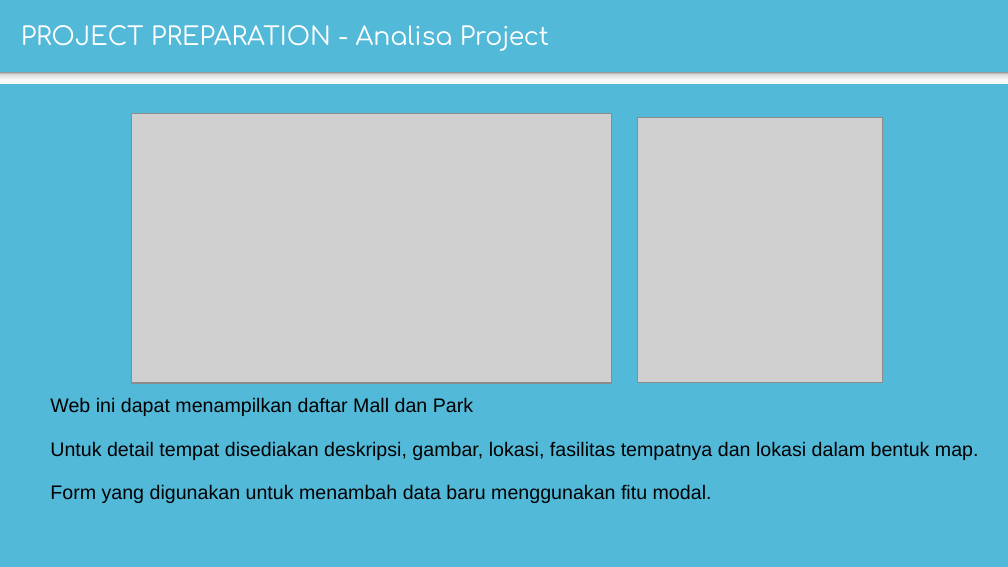
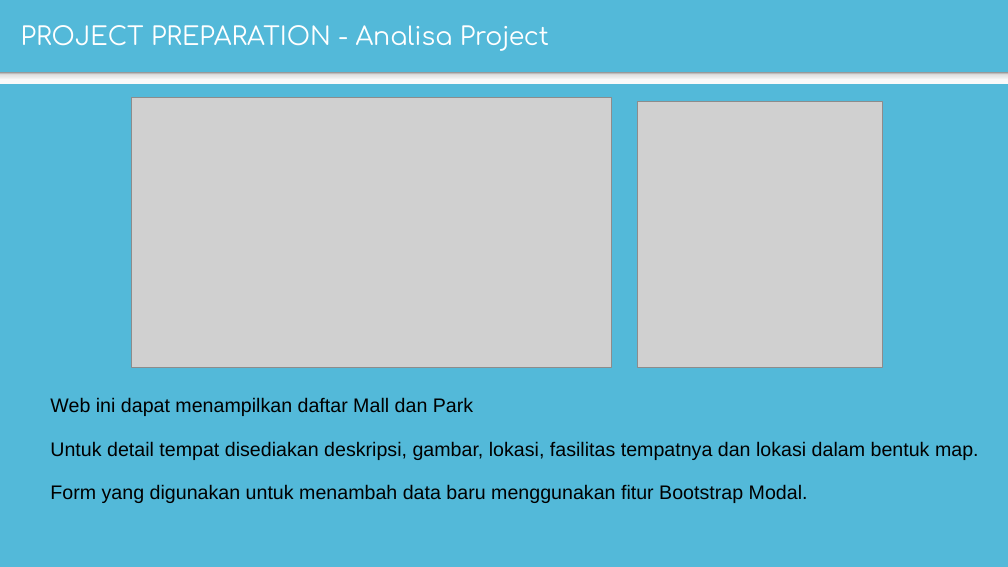
Before and after one commit to MohAzril/pairproject, a slide deck: slide 3 of project_foursquare/PAIR PROJECT TEMPLATE.pptx. Drawn at 1008x567 pixels with LibreOffice and Linux fonts; fonts in the diff are those of the drawing; grey boxes stand for pictures. Boxes give left, top, right and bottom in pixels: in the first picture for what was removed or moved away, otherwise in the second. Text is boxed around its words. In the diff, an @@ line names an element or a change of style, - is before the commit and + after.

```diff
--- a/project_foursquare/PAIR PROJECT TEMPLATE.pptx
+++ b/project_foursquare/PAIR PROJECT TEMPLATE.pptx
@@ picture moved from (x1=132, y1=114, x2=612, y2=383) to (x1=132, y1=98, x2=612, y2=367) @@
@@ picture moved from (x1=638, y1=117, x2=883, y2=383) to (x1=638, y1=102, x2=883, y2=368) @@
@@ text at (x1=50, y1=484, x2=808, y2=503): text changed @@
-Form yang digunakan untuk menambah data baru menggunakan fitu modal.
+Form yang digunakan untuk menambah data baru menggunakan fitur Bootstrap Modal.
```
Also in this commit, not shown: 2 other slides changed, 1 other file.
